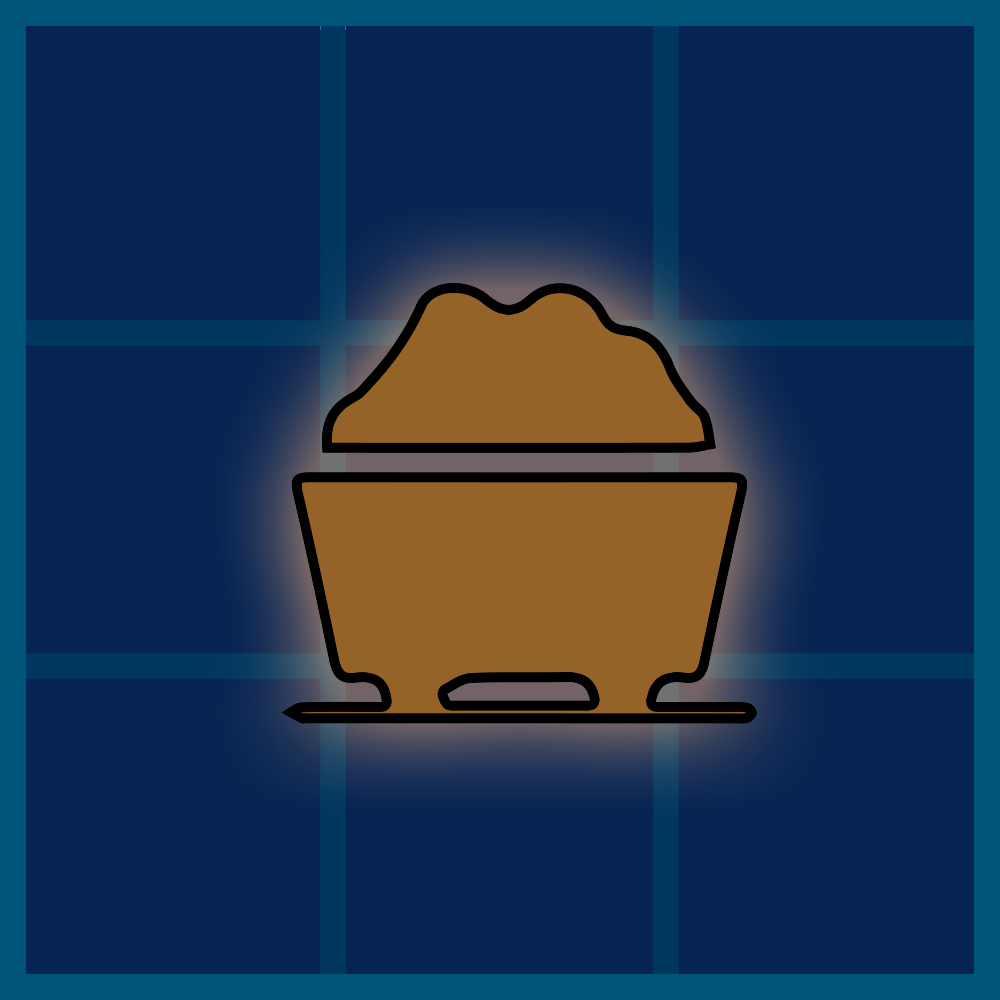
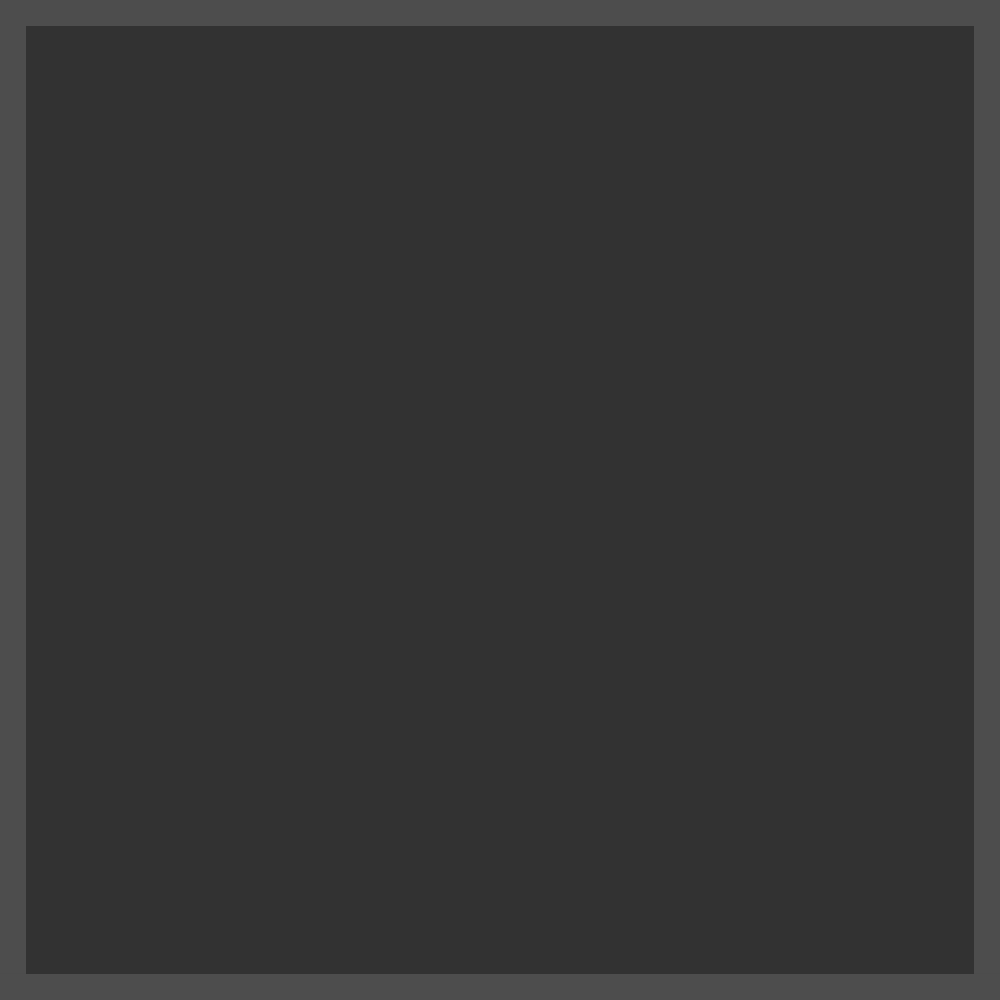
Layers edited between the first and the second (1000, 1000) image:
hid group "Coal" (1 layers) over (x1=282, y1=283, x2=757, y2=724)
painted on "symbol" over (x1=282, y1=283, x2=757, y2=724)
hid group "Normal" (3 layers) over (x1=0, y1=0, x2=1000, y2=1000)
showed group "Specular" (3 layers) over (x1=0, y1=0, x2=1000, y2=1000)
painted on "Ebene 3 Kopie" over (x1=0, y1=0, x2=1000, y2=1000)
painted on "Ebene 3" over (x1=0, y1=0, x2=1000, y2=1000)
